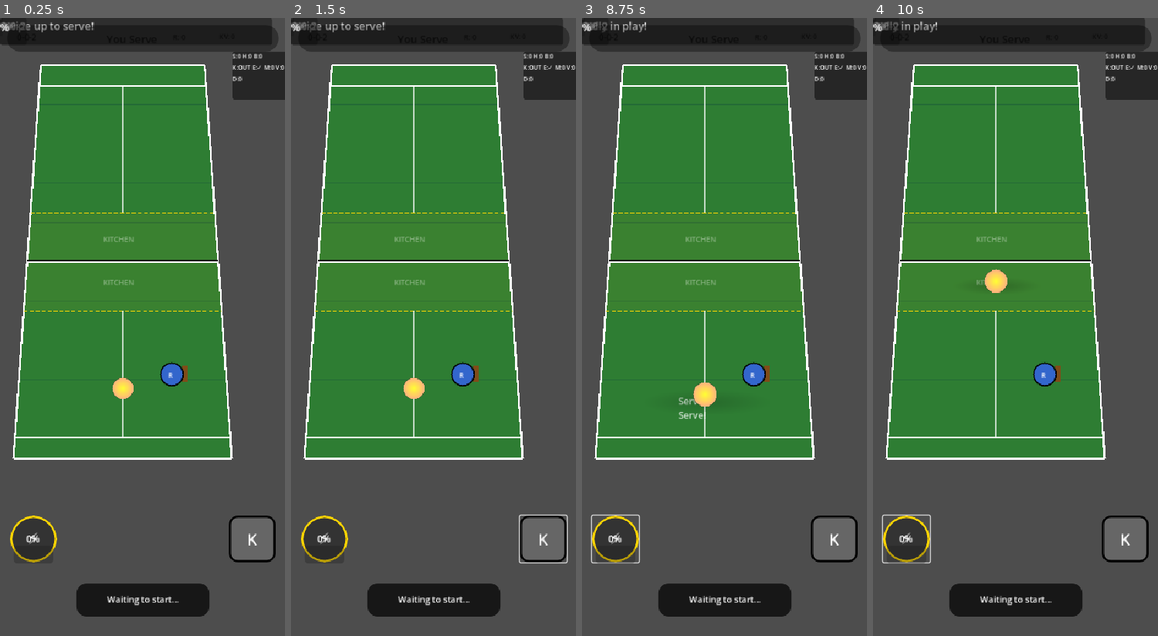
Above: before the commit, frames 1-4 (left to right).
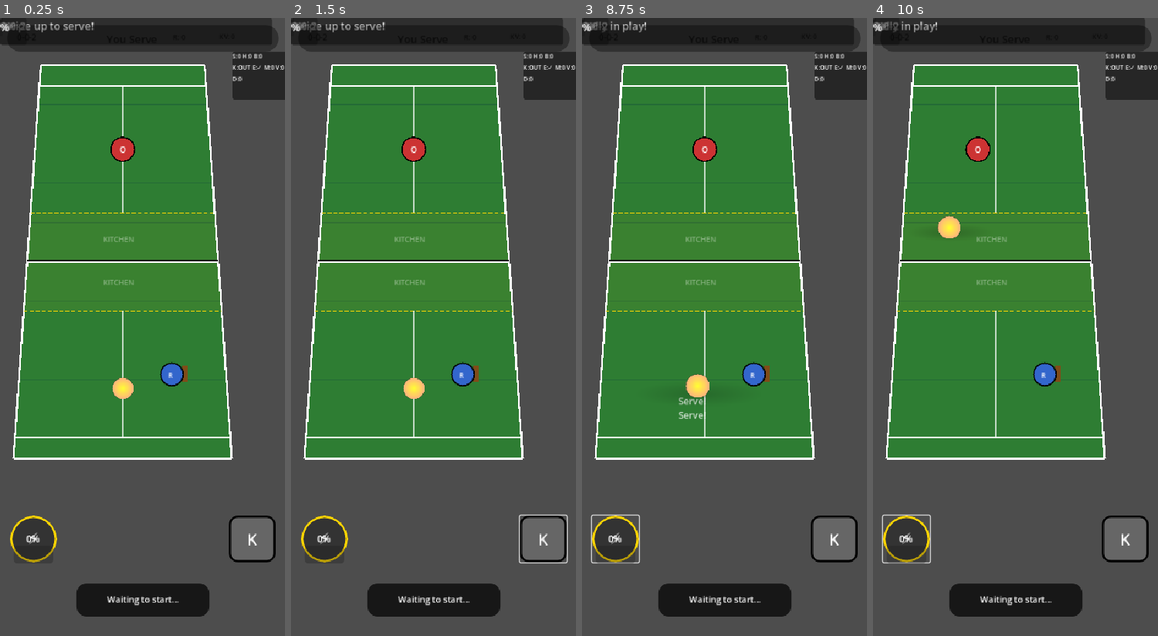
Above: after the commit, the same moments.

Repository: PranavMall/pickle-mvp-mobile
Game: Godot game, scene res://scenes/main/Main.tscn
Same seed, same stepped clock (60 frames per second), same inputs: the game is played once before the commit and once after it.
Inputs (mouse positions are in pixels of both pictures, inside the frame that each line leads up to):
- Up to frame 1 (0.25 s): no input
- Up to frame 2 (1.5 s): click "0%" at 0.5 s; click "K" at 1.25 s
- Up to frame 3 (8.75 s): click "⚡" at 2 s; click "0%" at 2.75 s; click "K" at 3.5 s; click "⚡" at 4.25 s; click "0%" at 5 s; click "K" at 5.75 s; click "⚡" at 6.5 s; tap Enter at 7.25 s; move the mouse to (787, 296) at 7.27 s; click (787, 296) at 7.42 s; tap Space at 8 s; drag from (667, 357) to (613, 129) at 8.02 s
- Up to frame 4 (10 s): move the mouse to (1044, 191) at 8.77 s; click (1044, 191) at 8.92 s; drag from (1001, 450) to (915, 320) at 9.52 s

The runs differ from the first frame. In frame 1, 0.3% of the frame differs, in the area x 38-48%, y 19-24%; in frame 2, 0.3%; in frame 3, 0.6%; in frame 4, 0.8%, in the area x 22-48%, y 19-45%.

Commit message:
AI movement for Day 4

Diff:
--- a/Desktop/Pickleball_MVP/ver5/pickleballmobile/Ball/Ball.gd
+++ b/Desktop/Pickleball_MVP/ver5/pickleballmobile/Ball/Ball.gd
@@ -81,11 +81,6 @@
 		trail_line.top_level = true  # Make trail independent of ball transform
 		trail_points.clear()  # Clear any existing trail points
 
-	# Test shot after a short delay - DISABLED for swipe control
-	# await get_tree().create_timer(1.0).timeout
-	# print("Launching test serve...")
-	# test_serve()
-
 	print("Ball ready - waiting for player swipe!")
 
 func create_ball_textures() -> void:
@@ -129,63 +124,6 @@
 		shadow.show_behind_parent = true
 		print("Shadow texture created")
 
-func setup_visuals() -> void:
-	# Create ball sprite if not exists
-	if not sprite:
-		sprite = Sprite2D.new()
-		sprite.name = "Sprite"
-		add_child(sprite)
-
-	# Create ball texture (yellow circle)
-	var ball_image = Image.create(16, 16, false, Image.FORMAT_RGBA8)
-	ball_image.fill(Color(0, 0, 0, 0))  # Transparent background
-
-	# Draw yellow circle
-	for x in range(16):
-		for y in range(16):
-			var dx = x - 8
-			var dy = y - 8
-			if dx * dx + dy * dy <= 64:  # Within circle radius 8
-				var dist_from_center = sqrt(dx * dx + dy * dy) / 8.0
-				# Gradient from bright yellow to orange at edges
-				var color = Color(1.0, 1.0 - dist_from_center * 0.3, 0.2)
-				ball_image.set_pixel(x, y, color)
-
-	var ball_texture = ImageTexture.create_from_image(ball_image)
-	sprite.texture = ball_texture
-
-	# Create shadow sprite
-	if not shadow:
-		shadow = Sprite2D.new()
-		shadow.name = "Shadow"
-		add_child(shadow)
-		move_child(shadow, 0)  # Put shadow behind ball
-
-	# Create shadow texture (dark ellipse)
-	var shadow_image = Image.create(24, 12, false, Image.FORMAT_RGBA8)
-	shadow_image.fill(Color(0, 0, 0, 0))
-
-	# Draw elliptical shadow
-	for x in range(24):
-		for y in range(12):
-			var dx = (x - 12) / 12.0
-			var dy = (y - 6) / 6.0
-			if dx * dx + dy * dy <= 1.0:
-				var alpha = (1.0 - (dx * dx + dy * dy)) * 0.5
-				shadow_image.set_pixel(x, y, Color(0, 0, 0, alpha))
-
-	var shadow_texture = ImageTexture.create_from_image(shadow_image)
-	shadow.texture = shadow_texture
-
-	# Create trail
-	if not trail_line:
-		trail_line = Line2D.new()
-		trail_line.name = "Trail"
-		trail_line.width = 3.0
-		trail_line.default_color = Color(1.0, 0.84, 0, 0.3)  # Golden trail
-		add_child(trail_line)
-		move_child(trail_line, 0)  # Put trail behind everything
-
 func _physics_process(delta: float) -> void:
 	if not main or not main.game_state.ball_in_play:
 		return
@@ -233,9 +171,6 @@
 	var bounce_side = "player" if court_pos.y > main.NET_Y else "opponent"
 
 	print("Ball bounced at court position: ", court_pos)
-	print("Court dimensions - Height: ", main.COURT_HEIGHT, " NET_Y: ", main.NET_Y)
-	print("Kitchen lines - Top: ", main.KITCHEN_LINE_TOP, " Bottom: ", main.KITCHEN_LINE_BOTTOM)
-	print("Baselines - Top: ", main.BASELINE_TOP, " Bottom: ", main.BASELINE_BOTTOM)
 	print("Bounce side: ", bounce_side)
 
 	# Store bounce position
@@ -310,8 +245,7 @@
 		var point_pos = trail_points[i]
 		trail_line.add_point(point_pos)
 
-	# Fade effect (optional - Godot 4 doesn't support per-point alpha well)
-	var alpha = 0.3 * (1.0 - (Time.get_ticks_msec() % 1000) / 1000.0)
+	# Fade effect
 	trail_line.default_color = Color(1.0, 0.84, 0, 0.3)
 	trail_line.width = 3.0
 
@@ -324,7 +258,7 @@
 		print("Ball position - Screen: ", global_position, " Court: ", court_pos)
 		print("Court bounds at Y=", court_pos.y, " -> Left: ", bounds.left, " Right: ", bounds.right)
 
-	# Check if out of bounds - using CORRECT baselines
+	# Check if out of bounds
 	var out_of_bounds = false
 	var fault_message = ""
 
@@ -338,7 +272,7 @@
 		fault_message = "Out - Wide Right!"
 		print("OUT OF BOUNDS: Ball X (", court_pos.x, ") > Right bound (", bounds.right + 10, ")")
 
-	# Check end boundaries - USE BASELINES not kitchen lines!
+	# Check end boundaries
 	if court_pos.y < 0 - 10:  # Past top baseline
 		out_of_bounds = true
 		fault_message = "Out - Past opponent baseline!"
@@ -391,7 +325,7 @@
 func receive_serve(angle: float, power: float) -> void:
 	print("Ball receiving serve - Angle: ", angle, " Power: ", power)
 
-	# Serve needs to go FORWARD (negative Y) and stay within court width
+	# Serve needs to go FORWARD (negative Y) and can go left/right based on angle
 	var base_speed: float = 200.0  # Moderate base speed
 	var arc: float = 120.0  # Good arc for serves
 
@@ -399,18 +333,14 @@
 	var final_speed = base_speed * (0.6 + power * 0.4)
 
 	# Force serve to go forward toward opponent's court
-	# Serve angle should be between -45 and -135 degrees (upward)
 	var serve_angle = angle
 	if serve_angle > -PI/4 or serve_angle < -3*PI/4:
 		serve_angle = -PI/2  # Default to straight up if angle is wrong
 
-	# Calculate velocity with more horizontal component
-	var horizontal_ratio = 0.7  # More horizontal movement
-	var vertical_ratio = 0.3    # Less vertical movement
-
+	# Calculate velocity properly based on angle
 	velocity = Vector2(
-		0,  # No sideways movement for now (will add aiming later)
-		-final_speed * horizontal_ratio  # Forward toward opponent
+		cos(serve_angle) * final_speed,
+		sin(serve_angle) * final_speed
 	)
 
 	# Set vertical velocity for arc
@@ -422,6 +352,8 @@
 	in_flight = true
 	ball_speed = final_speed
 	height = max(height, 40.0)
+	last_hit_team = "player"
+	last_hit_by = main.get_node_or_null("Player")
 
 	# Update game state
 	main.game_state.ball_in_play = true
@@ -472,6 +404,8 @@
 	in_flight = true
 	ball_speed = final_speed
 	height = max(height, 5.0)  # Ensure ball is slightly off ground
+	last_hit_team = "player"
+	last_hit_by = main.get_node_or_null("Player")
 
 	# Update game state
 	main.game_state.ball_in_play = true
@@ -497,30 +431,6 @@
 
 	print("Ball launched with velocity: ", velocity, " Vertical: ", vertical_velocity)
 
-func test_serve() -> void:
-	# Test serve from bottom center to top
-	var serve_speed = 160.0
-	var serve_angle = -PI/3  # Upward angle
-
-	# Calculate velocity components
-	var vx = cos(serve_angle) * serve_speed
-	var vy = sin(serve_angle) * serve_speed
-
-	velocity = Vector2(vx, vy)
-	vertical_velocity = 180.0
-	height = 40.0
-	in_flight = true
-	ball_speed = serve_speed
-
-	main.game_state.ball_in_play = true
-
-	# Visual feedback - use court center position
-	main.show_message("Ball Served!", main.COURT_WIDTH/2, main.COURT_HEIGHT - 50, Color.YELLOW)
-
-	print("Test serve launched from position: ", position)
-	print("Ball velocity: ", velocity)
-	print("Ball vertical velocity: ", vertical_velocity)
-
 func stop_ball() -> void:
 	velocity = Vector2.ZERO
 	vertical_velocity = 0
--- a/Desktop/Pickleball_MVP/ver5/pickleballmobile/Players/Player.gd
+++ b/Desktop/Pickleball_MVP/ver5/pickleballmobile/Players/Player.gd
@@ -175,25 +175,35 @@
 	var ball_court_pos = ball.screen_to_court(ball.global_position)
 	var ball_on_our_side = ball_court_pos.y > main.NET_Y
 
+	print("Ball court pos: ", ball_court_pos, " On our side: ", ball_on_our_side)
+	print("Ball in flight: ", ball.in_flight)
+	print("Player current pos: ", position)
+
 	# Predictive positioning when ball is on our side
 	if ball_on_our_side and ball.in_flight:
-		var time_to_reach = max(0, (position.y - ball.position.y) / max(ball.velocity.y, 1))
+		var time_to_reach = max(0, (ball.position.y - position.y) / max(ball.velocity.y, 1))
 		var predicted_x = ball.position.x + ball.velocity.x * time_to_reach * 0.3
+
+		print("Predicted X: ", predicted_x)
 
 		if should_cover_ball(predicted_x):
 			target_position = calculate_intercept_position(predicted_x, ball.position.y)
+			print("Moving to intercept at: ", target_position)
 	elif not in_kitchen and not is_serving:
 		# Default positioning
 		var default_x = main.COURT_WIDTH * (0.7 if court_side == "right" else 0.3)
 		var default_y = main.BASELINE_BOTTOM - 90
 		var screen_pos = main.court_to_screen(default_x, default_y)
 		target_position = screen_pos
+		print("Moving to default position: ", target_position)
 
 	# Smooth movement to target
 	var direction = (target_position - position).normalized()
 	velocity = direction * speed
 	move_and_slide()
 
+	print("Player velocity: ", velocity)
+
 	# Clamp to court bounds
 	var court_pos = main.get_node("Court").screen_to_court(position) if main.has_node("Court") else Vector2.ZERO
 	var bounds = main.get_visual_court_bounds(court_pos.y)
@@ -219,10 +229,11 @@
 func calculate_intercept_position(predicted_x: float, ball_y: float) -> Vector2:
 	# Calculate where player should move to intercept
 	var intercept_x = predicted_x
-	var intercept_y = ball_y + 15  # Slightly behind ball
-
-	# Clamp to court bounds
-	intercept_y = max(intercept_y, position.y - 50)  # Don't move back too much
+	var intercept_y = ball_y + 30  # Move closer to where ball will be
+
+	# Make sure we stay on our side of the court
+	var max_forward = main.court_to_screen(main.COURT_WIDTH/2, main.KITCHEN_LINE_BOTTOM + 10).y
+	intercept_y = max(intercept_y, max_forward)
 
 	return Vector2(intercept_x, intercept_y)
 
--- a/Desktop/Pickleball_MVP/ver5/pickleballmobile/scenes/main/Main.gd
+++ b/Desktop/Pickleball_MVP/ver5/pickleballmobile/scenes/main/Main.gd
@@ -1,4 +1,4 @@
-# Main.gd - Foundation with Day 4 Player System
+# Main.gd - Foundation with Day 4 Player System and Temporary Opponent
 extends Node2D
 
 # Constants from prototype - EXACT VALUES
@@ -86,6 +86,9 @@
 var screen_height: float
 var court_scale: float = 1.0
 
+# TEMPORARY OPPONENT FOR TESTING
+var temp_opponent = null
+
 func _ready() -> void:
 	# Get screen dimensions
 	screen_width = get_viewport().size.x
@@ -116,8 +119,101 @@
 	# Create player for Day 4
 	create_player()
 
+	# CREATE TEMPORARY OPPONENT FOR TESTING
+	create_temp_opponent()
+
 	# TEST: Add simple input test directly in Main
 	set_process_input(true)
+
+func create_temp_opponent() -> void:
+	print("Creating temporary opponent for testing...")
+
+	# Create simple opponent that will hit the ball back
+	temp_opponent = {
+		"x": COURT_WIDTH / 2.0,
+		"y": BASELINE_TOP + SERVICE_LINE_DEPTH,
+		"can_hit": false,
+		"last_hit_time": 0,
+		"court_side": "left"  # Start on left side
+	}
+
+	print("Temp opponent created at position: ", temp_opponent.x, ", ", temp_opponent.y)
+
+func update_temp_opponent(delta: float) -> void:
+	if not temp_opponent or not game_state.ball_in_play:
+		return
+
+	var ball = get_node_or_null("Ball")
+	if not ball:
+		return
+
+	# Get ball court position
+	var ball_court_pos = ball.screen_to_court(ball.global_position)
+
+	# Only care about ball when it's on opponent's side
+	if ball_court_pos.y < NET_Y:
+		# Move opponent toward ball X position
+		var target_x = ball_court_pos.x
+		var move_speed = 150.0 * delta
+
+		if abs(temp_opponent.x - target_x) > move_speed:
+			if temp_opponent.x < target_x:
+				temp_opponent.x += move_speed
+			else:
+				temp_opponent.x -= move_speed
+		else:
+			temp_opponent.x = target_x
+
+		# Keep opponent in bounds
+		temp_opponent.x = clamp(temp_opponent.x, 20, COURT_WIDTH - 20)
+
+		# Check if opponent can hit
+		var opp_screen_pos = court_to_screen(temp_opponent.x, temp_opponent.y)
+		var dist_to_ball = opp_screen_pos.distance_to(ball.global_position)
+		var time_since_hit = Time.get_ticks_msec() - temp_opponent.last_hit_time
+
+		temp_opponent.can_hit = dist_to_ball < HIT_DISTANCE and \
+								ball.height < 40 and \
+								ball_court_pos.y < NET_Y and \
+								ball.in_flight and \
+								time_since_hit > HIT_COOLDOWN * 1000 and \
+								ball.bounces > 0  # Wait for ball to bounce (return of serve)
+
+		# Hit the ball back if possible
+		if temp_opponent.can_hit:
+			print("Opponent hitting ball back!")
+
+			# Calculate return shot toward player's court
+			var return_target_x = COURT_WIDTH / 2.0 + randf_range(-50, 50)  # Add some variety
+			var return_target_y = BASELINE_BOTTOM - 100  # Aim for mid-court
+
+			var dx = return_target_x - ball_court_pos.x
+			var dy = return_target_y - ball_court_pos.y
+			var angle = atan2(dy, dx)
+
+			# Hit the ball back
+			ball.velocity = Vector2(
+				cos(angle) * 200,
+				sin(angle) * 200
+			)
+			ball.vertical_velocity = 100  # Arc for the return
+			ball.height = max(ball.height, 10.0)
+			ball.bounces = 0
+			ball.bounces_on_current_side = 0
+			ball.last_hit_team = "opponent"
+			ball.in_flight = true  # MAKE SURE THIS IS SET!
+			ball.ball_speed = 200  # Set the ball speed
+
+			temp_opponent.last_hit_time = Time.get_ticks_msec()
+			temp_opponent.can_hit = false
+
+			show_message("Return!", temp_opponent.x, temp_opponent.y, Color(0.8, 0.2, 0.2))
+
+			game_state.consecutive_hits += 1
+			game_state.rally_count += 1
+
+			print("Ball velocity after opponent hit: ", ball.velocity)
+			print("Ball in_flight: ", ball.in_flight)
 
 func _input(event: InputEvent) -> void:
 	# TEST: See if Main is receiving input
@@ -221,11 +317,10 @@
 
 	# Handle regular hit
 	if game_state.ball_in_play:
-		var ball = get_node_or_null("Ball")
-		if ball:
-			# Check if ball is in valid hitting range
-			var ball_court_pos = ball.screen_to_court(ball.global_position)
-			if ball_court_pos.y > NET_Y and ball.height < 40:
+		var player = get_node_or_null("Player")
+		if player and player.can_hit:
+			var ball = get_node_or_null("Ball")
+			if ball:
 				ball.receive_hit(angle, power, shot_type)
 
 				# Update game state
@@ -315,6 +410,9 @@
 	if game_state.game_active:
 		update_game(delta)
 
+		# UPDATE TEMP OPPONENT
+		update_temp_opponent(delta)
+
 	# Update messages
 	update_messages(delta)
 
@@ -324,6 +422,18 @@
 func _draw() -> void:
 	# Draw court with perspective
 	draw_court()
+
+	# DRAW TEMP OPPONENT
+	if temp_opponent:
+		var opp_screen_pos = court_to_screen(temp_opponent.x, temp_opponent.y)
+		# Draw red circle for opponent
+		draw_circle(opp_screen_pos, 18, Color(0.8, 0.2, 0.2))
+		# Draw border
+		draw_arc(opp_screen_pos, 18, 0, TAU, 32, Color.BLACK, 2.0)
+		# Draw "O" label
+		var font = ThemeDB.fallback_font
+		draw_string(font, opp_screen_pos + Vector2(-5, 5), "O",
+					HORIZONTAL_ALIGNMENT_CENTER, -1, 12, Color.WHITE)
 
 	# Draw messages
 	draw_messages()
